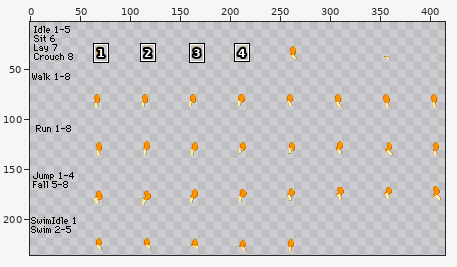
A sprite sheet gets an edit: humanoid/sbq/Fevix/Sandy/legs/hindlegBack.png. Above, an overview of the earlier version with the close-up marked.
Close-up. Before the edit:
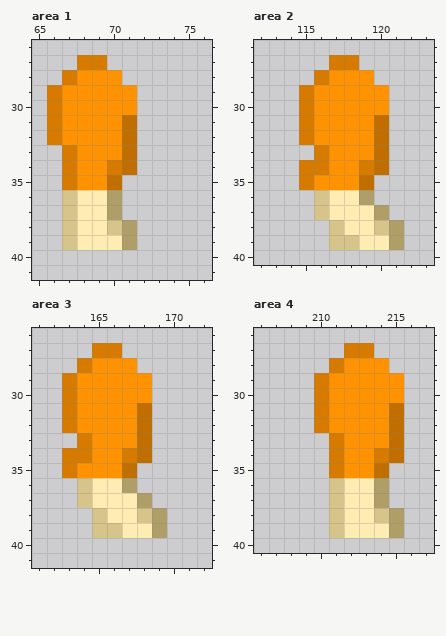
The file is 432x240 pixels. Shown: area 1: x 65..76, y 26..41; area 2: x 112..123, y 26..40; area 3: x 161..172, y 26..41; area 4: x 206..217, y 26..40. The wide view leaves out empty margins. The commit also changed other parts of the picture, which this record leaves out.
Once edited:
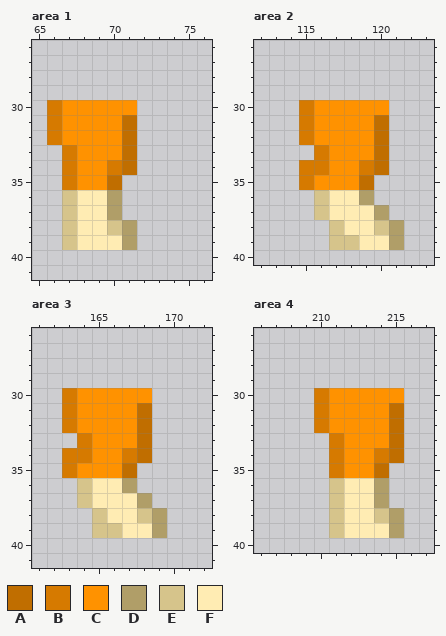
Palette (. is transparent): A #c06e00  B #d67a00  C #ff9200  D #b09e68  E #d6c48b  F #ffecb3
From old to new:
--- area 1
@@ x 65..76 @@
 26 ............
-27 ...BB.......
-28 ..BCCC......
-29 .BCCCCC.....
+27 ............
+28 ............
+29 ............
 30 .BCCCCC.....
--- area 2
@@ x 112..123 @@
 26 ............
-27 .....BB.....
-28 ....BCCC....
-29 ...BCCCCC...
+27 ............
+28 ............
+29 ............
 30 ...BCCCCC...
--- area 3
@@ x 161..172 @@
 26 ............
-27 ....BB......
-28 ...BCCC.....
-29 ..BCCCCC....
+27 ............
+28 ............
+29 ............
 30 ..BCCCCC....
--- area 4
@@ x 206..217 @@
 26 ............
-27 ......BB....
-28 .....BCCC...
-29 ....BCCCCC..
+27 ............
+28 ............
+29 ............
 30 ....BCCCCC..
Pixel boxes of the changes (left, top, right, bottom) in both close-ups:
erased: (47, 55, 137, 100)
erased: (299, 55, 389, 100)
erased: (62, 343, 152, 388)
erased: (314, 343, 404, 388)
